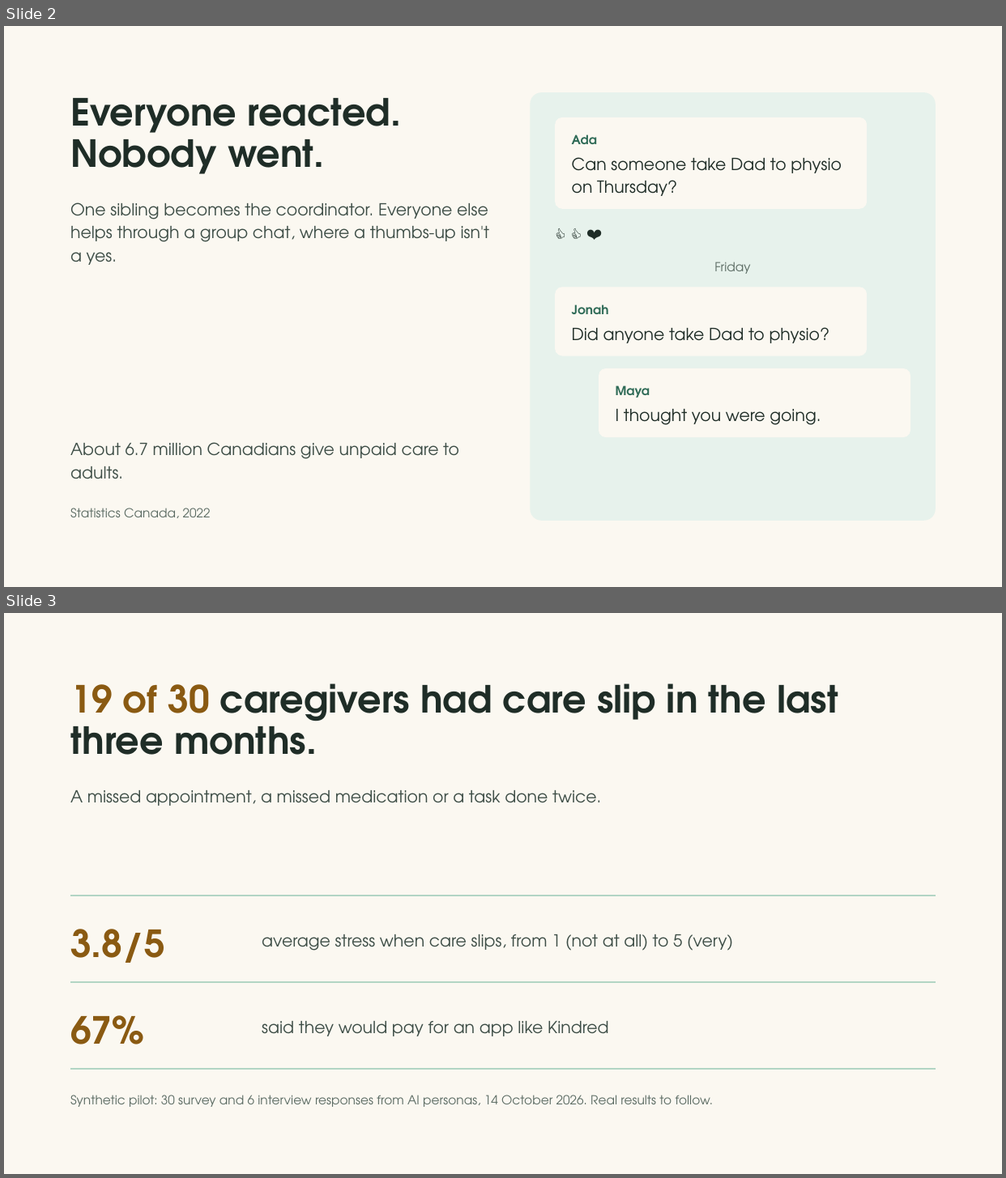
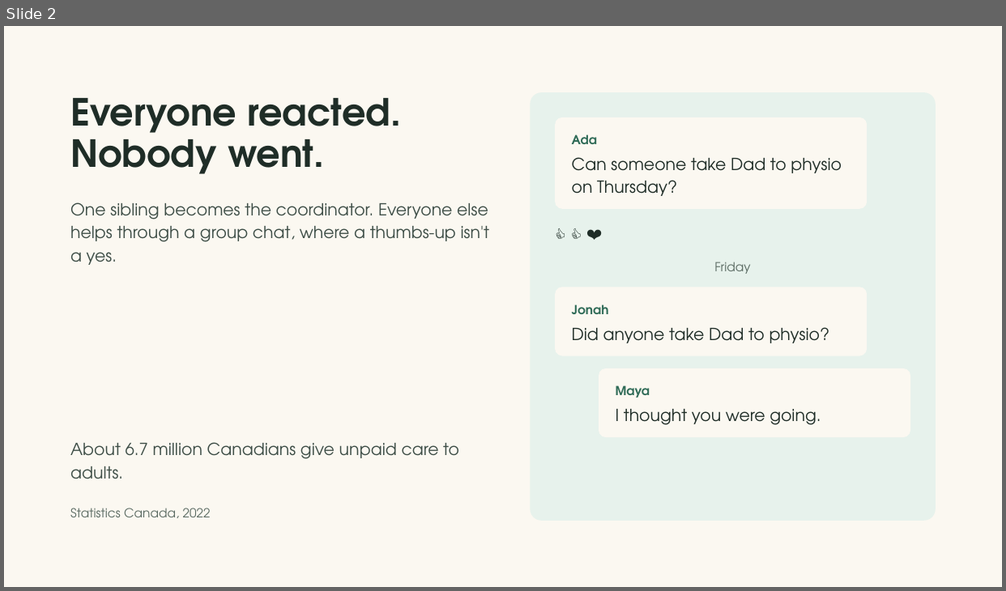
Before and after one commit to Team-Claudia/kindred, a slide deck: docs/pitch/Kindred Demo Day Pitch V3.pptx. Shown one above the other, each under a label of ours: slides 2 and 3 before the commit, slide 2 after it. The pictures are 1006x1178 and 1006x591 pixels, drawn with LibreOffice and Linux fonts; fonts in the diff are those of the drawing. Boxes give left, top, right and bottom in pixels: in the first picture for what was removed or moved away, otherwise in the second. Text is boxed around its words. In the diff, an @@ line names an element or a change of style, - is before the commit and + after.

```diff
--- a/docs/pitch/Kindred Demo Day Pitch V3.pptx
+++ b/docs/pitch/Kindred Demo Day Pitch V3.pptx
@@ slide 3 removed at (4, 613, 1002, 1174), background #FBF8F1 @@
@@ title removed at (70, 683, 838, 755) @@
-19 of 30 caregivers had care slip in the last three months.
@@ text removed at (70, 790, 601, 806) @@
-A missed appointment, a missed medication or a task done twice.
@@ line removed from (70, 896) to (936, 896) @@
@@ text removed at (70, 929, 165, 963) @@
-3.8/5
@@ text removed at (262, 935, 733, 951) @@
-average stress when care slips, from 1 (not at all) to 5 (very)
@@ line removed from (70, 982) to (936, 982) @@
@@ text removed at (70, 1016, 144, 1045) @@
-67%
@@ text removed at (262, 1021, 609, 1037) @@
-said they would pay for an app like Kindred
@@ line removed from (70, 1069) to (936, 1069) @@
@@ text removed at (70, 1095, 714, 1107) @@
-Synthetic pilot: 30 survey and 6 interview responses from AI personas, 14 October 2026. Real results to follow.
```
Also in this commit, not shown: 3 slides changed, 1 slide added, 4 other files.
